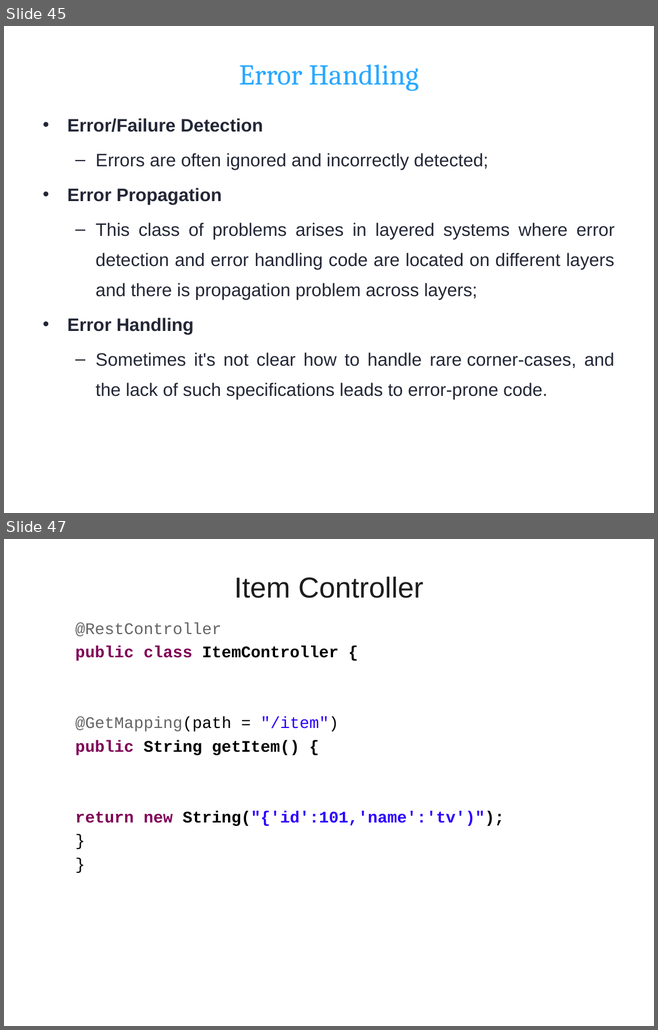
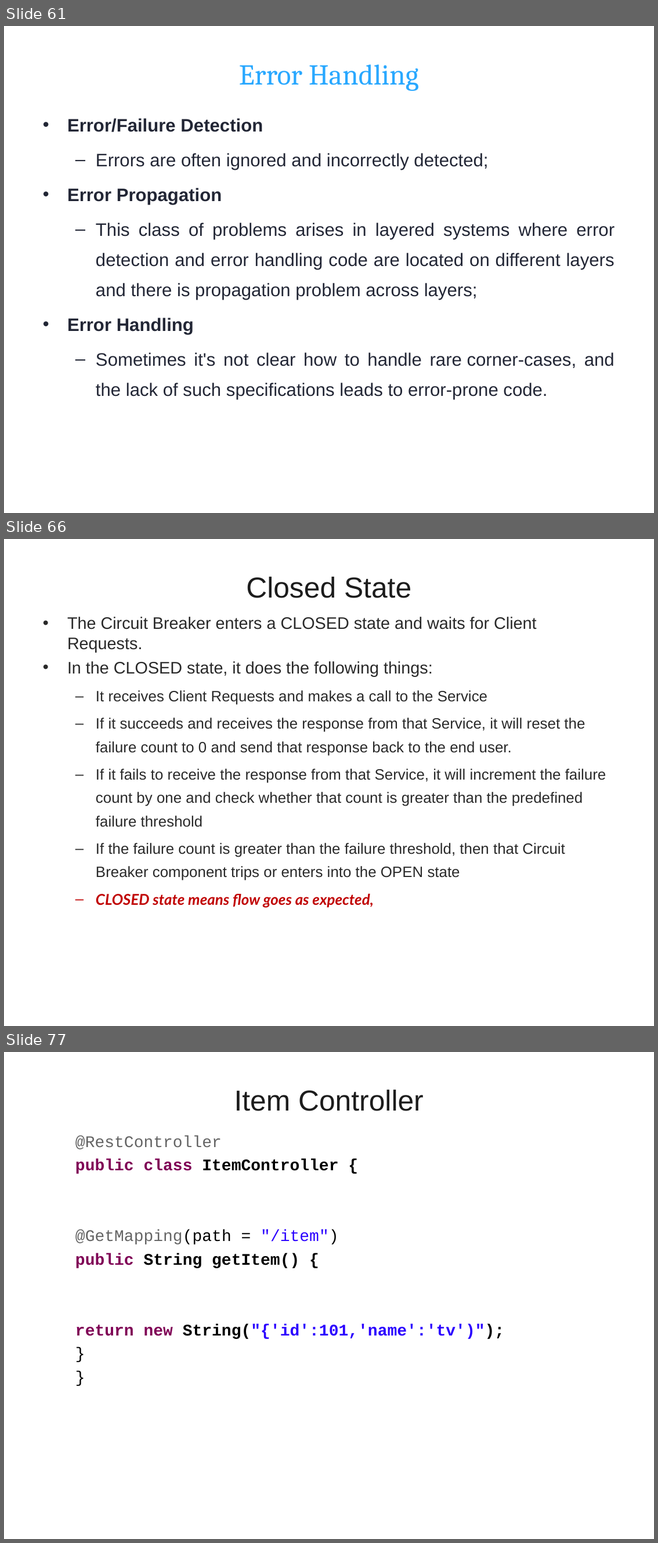
Before and after one commit to vatsank/spring_presentations, a slide deck: SpringMicroService_Module2_Ver02.ppt. Shown one above the other, each under a label of ours: slides 45 and 47 before the commit, slides 61, 66 and 77 after it; the slides between them are not shown. The pictures are 658x1030 and 658x1543 pixels, drawn with LibreOffice and Linux fonts; fonts in the diff are those of the drawing; background and template pictures are left out. Boxes give left, top, right and bottom in pixels: in the first picture for what was removed or moved away, otherwise in the second. Text is boxed around its words. In the diff, an @@ line names an element or a change of style, - is before the commit and + after.

```diff
--- a/SpringMicroService_Module2_Ver02.ppt
+++ b/SpringMicroService_Module2_Ver02.ppt
@@ slide 66 added at box(4, 539, 654, 1026), background picture (left out) @@
@@ title added at box(246, 577, 411, 598), 32 pt, text #1C1C1C @@
+Closed State
@@ text added at box(67, 617, 606, 908), 16.6 pt, text #292929 @@
+• The Circuit Breaker enters a CLOSED state and waits for Client Requests.
+• In the CLOSED state, it does the following things:
+  – It receives Client Requests and makes a call to the Service
+  – If it succeeds and receives the response from that Service, it will reset the failure count to 0 and send that response back to the end user.
+  – If it fails to receive the response from that Service, it will increment the failure count by one and check whether that count is greater than the predefined failure threshold
+  – If the failure count is greater than the failure threshold, then that Circuit Breaker component trips or enters into the OPEN state
+  – CLOSED state means flow goes as expected,
@@ what was slide 45 is now slide 61 @@
@@ what was slide 47 is now slide 77 @@
```
Also in this commit, not shown: 10 slides changed, 30 other slides added.
